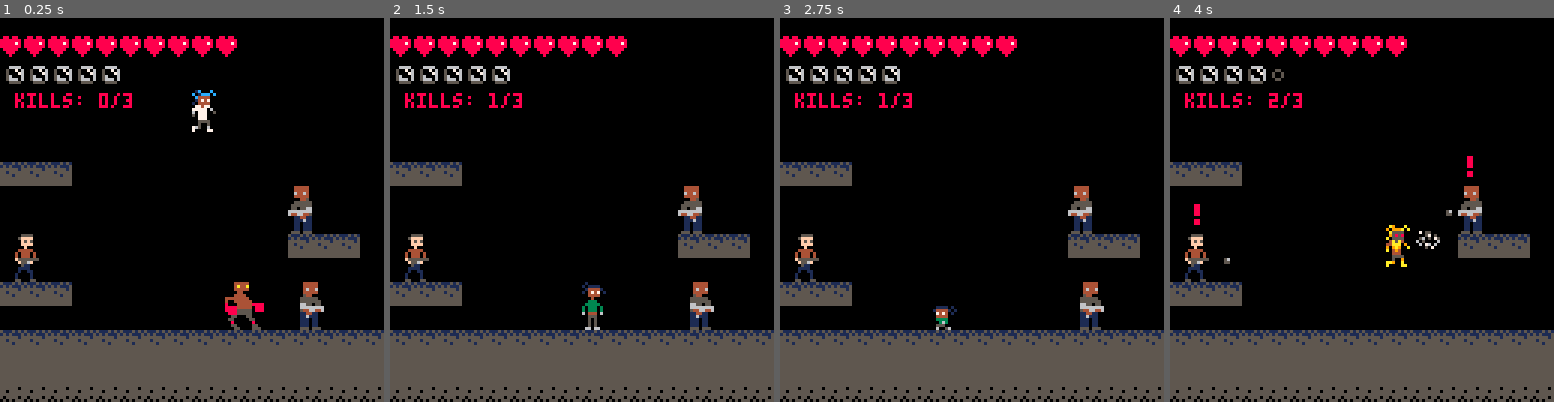
Above: before the commit, frames 1-4 (left to right).
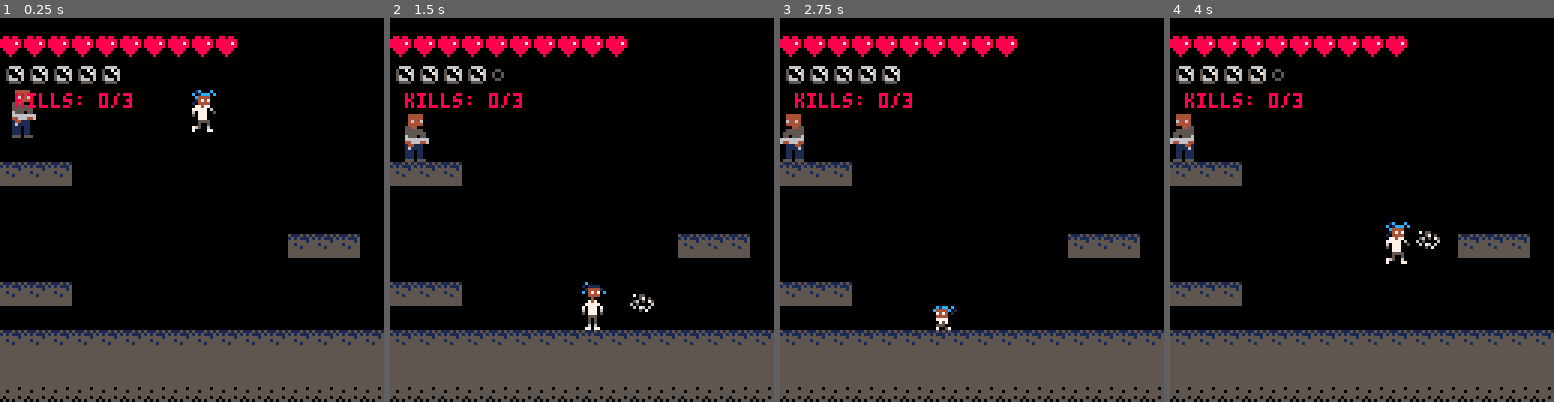
Above: after the commit, the same moments.

Repository: xMunchy/Mirror_Image
Game: PICO-8 cartridge prog.p8
Two runs of this game, one before a commit and one after it. Both use one fixed random seed, a clock stepped at 60 frames per second and the inputs below.
Inputs:
- Up to frame 1 (0.25 s): no input
- Up to frame 2 (1.5 s): tap O (Z key) at 0.33, 0.7, 1.43 s; tap X (X key) at 1.07 s
- Up to frame 3 (2.75 s): hold Left 1.97-2.37 s; tap X (X key) at 2.07, 2.4, 2.73 s; tap O (Z key) at 2.22 s; hold Down from 2.42 s (still down)
- Up to frame 4 (4 s): release Down at 2.82 s; hold Right 2.87-3.53 s; tap X (X key) at 3.07, 3.4, 3.73 s; tap O (Z key) at 3.1, 3.98 s; hold Up from 3.58 s (still down)

The runs differ from the first frame. In frame 1, 2.6% of the frame differs, in the area x 3-85%, y 18-82%; in frame 2, 2.6%, in the area x 3-85%, y 12-82%; in frame 3, 2.2%; in frame 4, 2.2%.

Commit message:
added basic pathing, falling, and wall collision for enemies

Diff:
--- a/prog.p8
+++ b/prog.p8
@@ -101,6 +101,8 @@
  blast.wait = 0.5 --time between blasts
  blast.prevt = 0
 
+ --paths for enemies to travel
+ path1 = {120,-120}
 
  new_level(64,0,1,3)
 end
@@ -125,17 +127,19 @@
  enemy.s_h = {2,2,2}
  enemy.w = {7,7,12} --size by pixels
  enemy.h = {16,16,16}
- enemy.speed = {32,32,60}
+ enemy.speed = {16,32,60}
  enemy.range = {40,60,60}
+ enemy.shoot_h = {8,8}
  enemy.surprised = 46
  enemy.reload = 2 --time between shots
- enemy.shoot_speed = 16
+ enemy.shoot_speed = 20
  enemy.bullet = {}
  enemy.bullet.s = 15 --sprite
  enemy.bullet.s_h = 1 --size
  enemy.bullet.s_w = 1
  enemy.bullet.h = 2 --size by pixels
  enemy.bullet.w = 2
+ enemy.wait = 2 --wait between path steps and after seeing player
  --[[ enemy attributes
  enemy[k].x
  enemy[k].y
@@ -151,6 +155,10 @@
  enemy[k].sees_you, bool, sees player
  enemy[k].range, vision range
  enemy[k].prev_shot, for reload time
+ enemy[k].path, path to move along
+ enemy[k].path_prog, progress of movement in path
+ enemy[k].wait_start
+ enemy[k].waiting
  enemy.bullet[i].x
  enemy.bullet[i].y
  enemy.bullet[i].direction
@@ -159,13 +167,13 @@
  spawn(lvl) --spawn enemies
 end
 
+--[[
+spawn enemies for each level
+]]
 function spawn(lvl)
  if lvl==1 then
   --spawn enemies
-  make_enemy(1,96,56,false)
-  make_enemy(2,5,72,true)
-  make_enemy(3,72,88,true)
-  make_enemy(1,100,88,true)
+  make_enemy(1,0,0,false,path1)
  end
 end
 -->8
@@ -425,7 +433,7 @@
 kind: enemy type
 x and y: position
 ]]
-function make_enemy(kind,x,y,flipped)
+function make_enemy(kind,x,y,flipped,path)
   local k = #enemy+1
   enemy[k] = {}
   enemy[k].x = x
@@ -436,12 +444,58 @@
   enemy[k].s_h = enemy.s_h[kind]
   enemy[k].w = enemy.w[kind]
   enemy[k].h = enemy.h[kind]
+  enemy[k].prev_t = time()
   enemy[k].flipped = flipped
   enemy[k].is_dead = false
   enemy[k].speed = enemy.speed[kind]
   enemy[k].sees_you = false
   enemy[k].range = enemy.range[kind]
+  enemy[k].shoot_h = enemy.shoot_h[kind]
   enemy[k].prev_shot = 0
+  enemy[k].path = path
+  enemy[k].path_prog = 1
+  enemy[k].prev_x = enemy[k].x
+  enemy[k].prev_y = enemy[k].y
+  enemy[k].waiting = false
+  enemy[k].is_jumping = false
+end
+
+--[[
+move enemy along a predetermined path.
+k = enemy index
+]]
+function move_enemy()
+  for i=1,#enemy do
+    local dt = time() - enemy[i].prev_t
+    enemy[i].prev_t = time()
+    if not enemy[i].sees_you and
+       not enemy[i].waiting then
+      local p = enemy[i].path_prog
+      local xdirection = 0
+      if enemy[i].path[p] < 0 then --facing left
+        enemy[i].flipped = false
+        xdirection = -1
+      else --facing right
+        enemy[i].flipped = true
+        xdirection = 1
+      end
+      local front = enemy[i].x-1
+      local y1 = enemy[i].y
+      local y2 = y1+enemy[i].h-1
+      if(enemy[i].flipped) front=enemy[i].x+enemy[i].w
+      if(not h_collide(front,y1,y2)) enemy[i].x += xdirection*enemy[i].speed*dt
+      if abs(enemy[i].x-enemy[i].prev_x)>=abs(enemy[i].path[p]) or
+         h_collide(front,y1,y2) then
+        enemy[i].wait_start = time()
+        enemy[i].waiting = true
+        enemy[i].path_prog = p % #enemy[i].path+1
+        enemy[i].prev_x = enemy[i].x
+      end
+    elseif enemy[i].waiting and
+        time()-enemy[i].wait_start>=enemy.wait then
+        enemy[i].waiting = false
+    end
+  end
 end
 
 --[[
@@ -459,7 +513,6 @@
 ]]
 function enemy_notice(x1,x2,k)
   enemy[k].sees_you = true
-  spr(enemy.surprised,enemy[k].x,enemy[k].y-10) --! exclamation mark
   --if touched, face player
   pmid = (x1+x2)/2
   emid = (2*enemy[k].x+enemy[k].w)/2
@@ -470,6 +523,8 @@
   end
   --shoot at player
   if enemy[k].kind != 3 then
+    enemy[k].wait_start = time()
+    enemy[k].waiting = true
     enemy_shoot(k)
   end
 end
@@ -491,7 +546,7 @@
   end
   --start shot
   enemy.bullet[valid] = {}
-  enemy.bullet[valid].y = enemy[k].y+enemy[k].h/2
+  enemy.bullet[valid].y = enemy[k].y+enemy[k].shoot_h
   enemy.bullet[valid].prevt = time()
   if enemy[k].flipped then
     enemy.bullet[valid].x = enemy[k].x+enemy[k].w
@@ -568,6 +623,11 @@
       if is_inside(x1,x2,y1,y2,box1,box2,y3,y4) then
         enemy_notice(x1,x2,i)
       end
+      if enemy[i].sees_you and enemy[i].waiting then
+        spr(enemy.surprised,enemy[i].x,enemy[i].y-10) --! exclamation mark
+      else
+        enemy[i].sees_you = false
+      end
     end
   end
 end
@@ -579,17 +639,31 @@
 simulates gravity
 ]]
 function fall()
- local y = player.y+player.h
- local x1 = player.x
- local x2 = player.x+player.w-1
- if v_collide(x1,x2,y,0) then
-  player.njump = 0
-  if v_collide(x1,x2,y-1,0) then
-   player.y -= 1
-  end
- else
-  if(not player.is_jumping) player.y += 1.5
- end
+  --make player fall
+  local y = player.y+player.h
+  local x1 = player.x
+  local x2 = player.x+player.w-1
+  if v_collide(x1,x2,y,0) then
+    player.njump = 0
+    if v_collide(x1,x2,y-0.5,0) then
+      player.y = flr(player.y-0.5)
+    end
+  else
+    if(not player.is_jumping) player.y += 1.5
+  end
+  --make enemies fall
+  for i=1,#enemy do
+    local y = enemy[i].y+enemy[i].h
+    local x1 = enemy[i].x
+    local x2 = enemy[i].x+enemy[i].w-1
+    if v_collide(x1,x2,y,0) then
+      if v_collide(x1,x2,y-0.5,0) then
+        enemy[i].y = flr(enemy[i].y-0.5)
+      end
+    else
+      if(not enemy[i].is_jumping) enemy[i].y += 1.5
+    end
+  end
 end
 
 --[[
@@ -818,6 +892,7 @@
    fall()
    move_blasts()
    enemy_move_bullet()
+   move_enemy()
    touch_enemy()
    if(player.is_hit) player_flash()
    if player.hp<=0 then
@@ -853,14 +928,14 @@
 0000000010111100101444411011110010111110101111011011111000ffff500044444000000a44a400000000ffff5000444440000000484440000055000000
 00700700014444100104747001444410014444010144440001444401005f5f00006446400000044444000000008f8f0000844840000000444440000000000000
 0007700010474701000444401047470110474700014747001047470000ffff0000444440000000044000000000ffff0000444440000000004400000000000000
-000770000044440000033330004444000044440010444400004444000000f0000000445000000044440000000000f00000004455000000004444400000000000
+000770000044440000033330004444000044440010444400004444000000f0000000445500000044440000000000f00000004455000000004444400000000000
 00700700000400000003630000040000000400000334330000040000004444400055555500000444444440000044444000555555000000044440040000000000
 00000000003330000000555000333300033330003333303003333337040444040555555500004444440040000404440405555555888884444440400000000000
-00000000033333000065006003333030303333003033300630333000040444040550556688884444400080005555555f05505556888880844444000000000000
+00000000033333000065006003333030303333003033300630333000040444040550555688884444400080005555555f05505556888880844444000000000000
 070550003033303001011110303330030363306060333000033630005555555f66666666888044444888800000f655f066666666888800844444000000000000
-0005705030333030101444410363300600333000004440000033300000f655f06446644588805555588880000004450064466644888800855555000000000000
-0560507560444060010474700044400000444000005555000044400000011500001144110000555558880000000111000011144100000005555500000ddd0000
-605000060055500000044440005550000055500000500500005550000001111000111611000055000550000000111110001111610000000550055000dccccddd
+0005705030333030101444410363300600333000004440000033300000f655f06446664488805555588880000004450064466644888800855555000000000000
+0560507560444060010474700044400000444000005555000044400000011500001114410000555558880000000111000011144100000005555500000ddd0000
+605000060055500000044440005550000055500000500500005550000001111000111161000055000550000000111110001111610000000550055000dccccddd
 0607606000505000003333360050500000500500655005000050500000110010001101110005500000550000001000100011011100000055000555000d77dd00
 000507000050500000603300655050000050600060000660005005000010000100110111000800000080000001000001001101110000008000000800007d0000
 00000000005050000000555060005000050060000000000065000500001000010011011100550000055000000100000100110111000055000000055000700000
